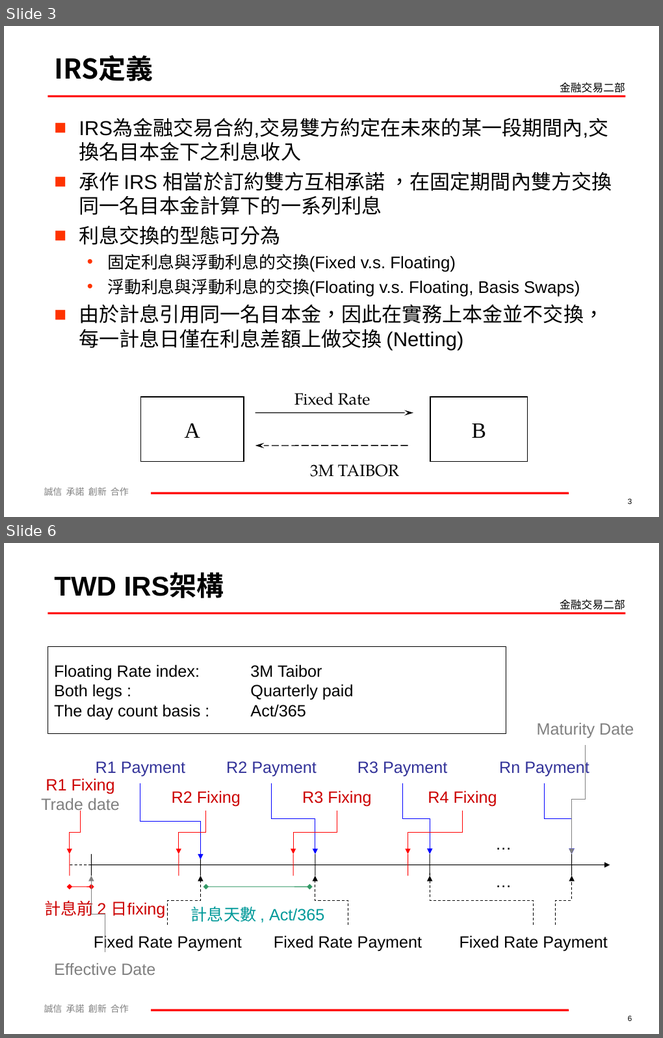
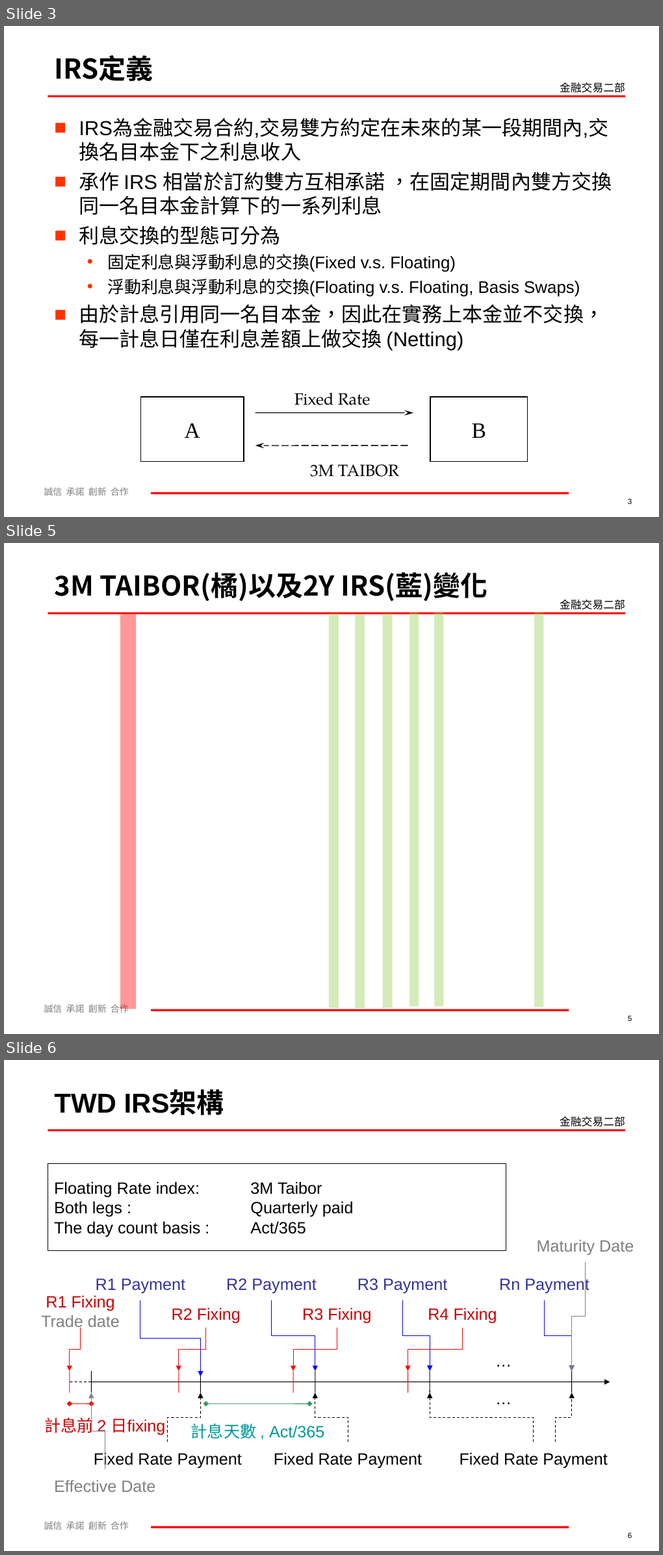
Before and after one commit to mark838308/Mark-Wang, a slide deck: 利率及衍生性商品介紹60分鐘課程_20250304.ppt. Shown one above the other, each under a label of ours: slides 3 and 6 before the commit, slides 3, 5 and 6 after it; the slides between them are not shown. The pictures are 663x1038 and 663x1555 pixels, drawn with LibreOffice and Linux fonts; fonts in the diff are those of the drawing; background and template pictures are left out. Boxes give left, top, right and bottom in pixels: in the first picture for what was removed or moved away, otherwise in the second. Text is boxed around its words. In the diff, an @@ line names an element or a change of style, - is before the commit and + after.

```diff
--- a/利率及衍生性商品介紹60分鐘課程_20250304.ppt
+++ b/利率及衍生性商品介紹60分鐘課程_20250304.ppt
@@ slide 5 added at (4, 543, 659, 1034), background picture (left out); not listed: 4 template elements that a slide beside it also shows @@
@@ title added at (54, 572, 488, 601), 30 pt, text #000000, bold @@
+3M TAIBOR(橘)以及2Y IRS(藍)變化
@@ rectangle added at (120, 615, 137, 1009), fill #FF0000 at 40% opacity @@
@@ rectangle added at (329, 614, 339, 1008), fill #92D050 at 40% opacity @@
@@ rectangle added at (355, 614, 365, 1008), fill #92D050 at 40% opacity @@
@@ rectangle added at (383, 614, 393, 1008), fill #92D050 at 40% opacity @@
@@ rectangle added at (410, 613, 419, 1007), fill #92D050 at 40% opacity @@
@@ rectangle added at (434, 613, 443, 1007), fill #92D050 at 40% opacity @@
@@ rectangle added at (534, 613, 544, 1008), fill #92D050 at 40% opacity @@
@@ page number added at (628, 1016, 633, 1021), 8.4 pt, text #000000 @@
+5
```
Also in this commit, not shown: 3 slides changed, 1 slide removed.
